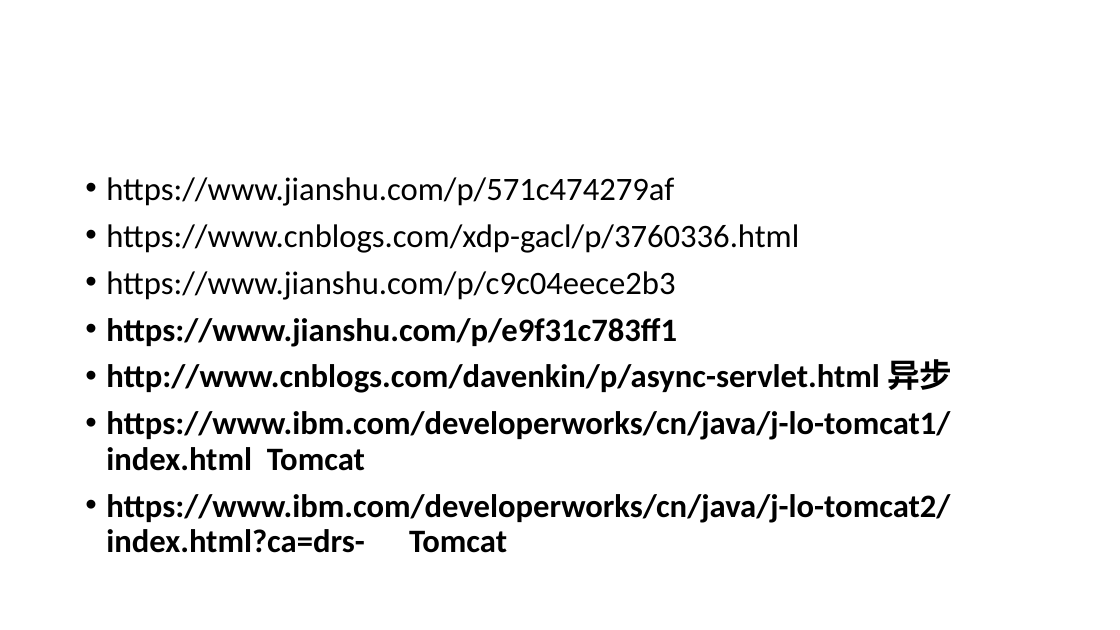
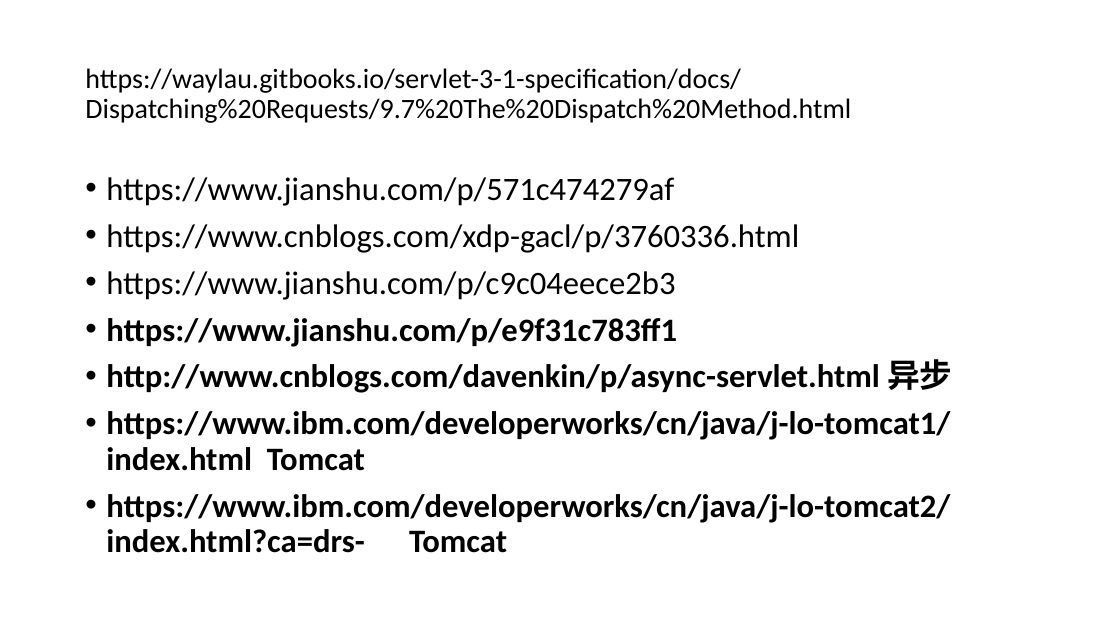
Before and after one commit to zy475459736/progress, a slide deck: slide 3 of servlets/Servlet.pptx. Drawn at 1120x630 pixels with LibreOffice and Linux fonts; fonts in the diff are those of the drawing. Boxes give left, top, right and bottom in pixels: in the first picture for what was removed or moved away, otherwise in the second. Text is boxed around its words. In the diff, an @@ line names an element or a change of style, - is before the commit and + after.

Commit message:
add reference

```diff
--- a/servlets/Servlet.pptx
+++ b/servlets/Servlet.pptx
@@ title added at [85, 68, 851, 123], 24 pt, text #000000 @@
+https://waylau.gitbooks.io/servlet-3-1-specification/docs/Dispatching%20Requests/9.7%20The%20Dispatch%20Method.html
```
